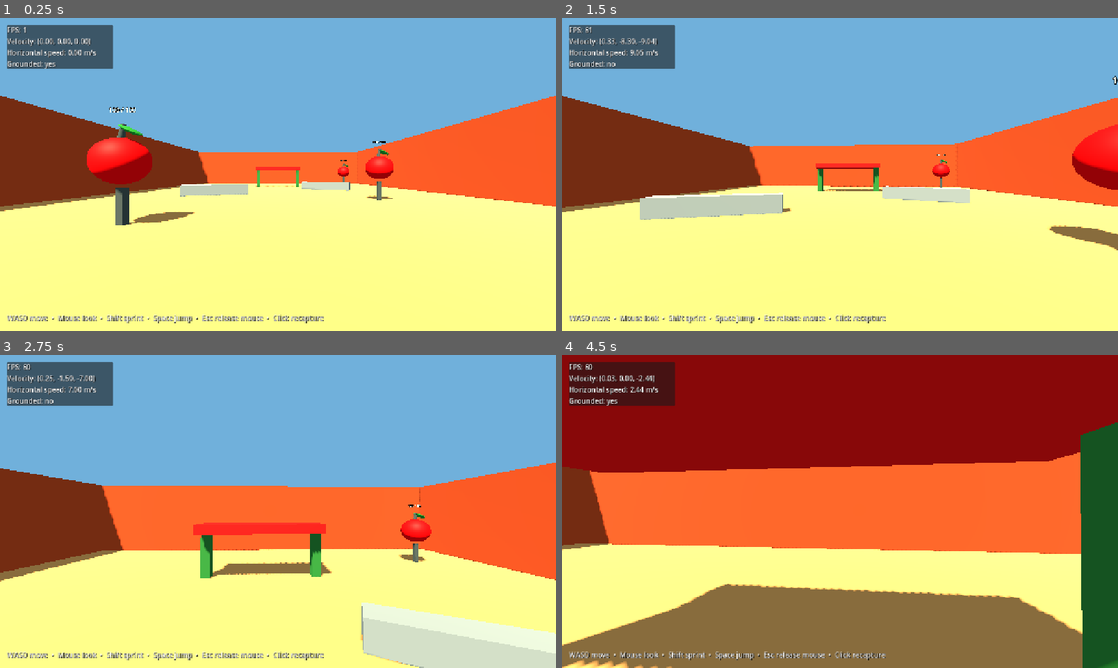
Above: before the commit, frames 1-4 (two rows, left to right).
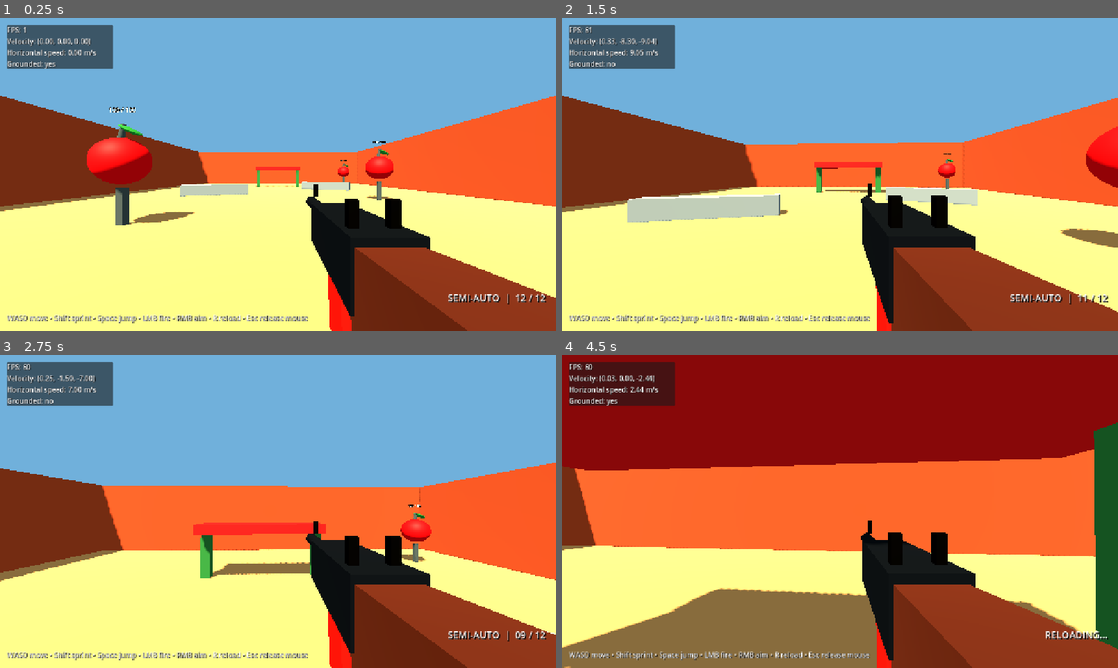
Above: after the commit, the same moments.

Repository: hjo3-cse40/apple-legends-
Game: Godot game, scene res://scenes/main/main.tscn
Two runs of this game, one before a commit and one after it. Both use one fixed random seed, a clock stepped at 60 frames per second and the inputs below.
Inputs (mouse positions are in pixels of both pictures, inside the frame that each line leads up to):
- Up to frame 1 (0.25 s): no input
- Up to frame 2 (1.5 s): tap Enter at 0.5 s; move the mouse to (867, 174) at 0.52 s; hold Shift (sprint) 0.53-1.28 s; hold W (move_forward) from 0.53 s (still down); click (867, 174) at 0.67 s; tap Space (jump) at 0.77, 1.07 s; right-click (867, 174) at 0.8 s; move the mouse to (812, 174) at 1.27 s; right-click (812, 174) at 1.35 s
- Up to frame 3 (2.75 s): keep holding W (move_forward); tap Space (jump) at 1.52, 1.82, 2.3 s; click (250, 511) at 1.55 s; move the mouse to (289, 505) at 2.02 s; press the mouse at (289, 505) at 2.03 s
- Up to frame 4 (4.5 s): keep holding W (move_forward); move the mouse to (834, 517) at 2.77 s; release the mouse at (834, 517) at 2.78 s; tap Space (jump) at 2.85, 3.02, 3.32, 3.77, 4.07 s; click (834, 517) at 2.92 s; tap Shift (sprint) at 3.05 s; move the mouse to (878, 514) at 3.52 s; hold Shift (sprint) 3.53-4.28 s; click (878, 514) at 3.67 s; right-click (878, 514) at 3.8 s; tap R (reload, bound only after the commit) at 4.15 s; move the mouse to (795, 508) at 4.27 s; right-click (795, 508) at 4.35 s

The runs differ from the first frame. In frame 1, 12% of the frame differs, in the area x 9-100%, y 53-100%; in frame 2, 15%; in frame 3, 12%; in frame 4, 17%, in the area x 0-100%, y 21-100%.

Commit message:
feat: add semi-auto rifle with ADS reload and hit feedback

Diff:
--- a/project.godot
+++ b/project.godot
@@ -39,6 +39,18 @@
 "deadzone": 0.2,
 "events": [Object(InputEventKey,"physical_keycode":4194325)]
 }
+fire={
+"deadzone": 0.2,
+"events": [Object(InputEventMouseButton,"button_index":1)]
+}
+aim={
+"deadzone": 0.2,
+"events": [Object(InputEventMouseButton,"button_index":2)]
+}
+reload={
+"deadzone": 0.2,
+"events": [Object(InputEventKey,"physical_keycode":82)]
+}
 
 [physics]
 
--- a/scenes/player/player.gd
+++ b/scenes/player/player.gd
@@ -18,6 +18,7 @@
 
 @onready var camera_pivot: Node3D = %CameraPivot
 @onready var camera: Camera3D = %Camera
+@onready var weapon: PracticeRifle = %PracticeRifle
 
 var _movement_input: Vector2 = Vector2.ZERO
 var _jump_requested: bool = false
@@ -25,6 +26,7 @@
 
 func _ready() -> void:
 	camera.fov = field_of_view
+	weapon.set_hip_field_of_view(field_of_view)
 	Input.use_accumulated_input = false
 	_capture_mouse()
 
@@ -39,6 +41,7 @@
 		var mouse_button := event as InputEventMouseButton
 		if mouse_button.button_index == MOUSE_BUTTON_LEFT and mouse_button.pressed:
 			if Input.mouse_mode != Input.MOUSE_MODE_CAPTURED:
+				weapon.suppress_fire_until_release()
 				_capture_mouse()
 				get_viewport().set_input_as_handled()
 			return
@@ -118,5 +121,7 @@
 	Input.action_release(&"move_right")
 	Input.action_release(&"jump")
 	Input.action_release(&"sprint")
+	if is_instance_valid(weapon):
+		weapon.cancel_pending_input()
 	_movement_input = Vector2.ZERO
 	_jump_requested = false
--- a/scenes/player/player.tscn
+++ b/scenes/player/player.tscn
@@ -1,6 +1,7 @@
-[gd_scene load_steps=3 format=3]
+[gd_scene load_steps=4 format=3]
 
 [ext_resource type="Script" path="res://scenes/player/player.gd" id="1_player"]
+[ext_resource type="PackedScene" path="res://scenes/weapons/rifle.tscn" id="2_rifle"]
 
 [sub_resource type="CapsuleShape3D" id="Capsule_player"]
 radius = 0.35
@@ -23,3 +24,6 @@
 unique_name_in_owner = true
 current = true
 near = 0.05
+
+[node name="PracticeRifle" parent="CameraPivot/Camera" instance=ExtResource("2_rifle")]
+unique_name_in_owner = true
--- a/scenes/ui/debug_hud.gd
+++ b/scenes/ui/debug_hud.gd
@@ -2,15 +2,33 @@
 extends CanvasLayer
 
 @onready var readout: Label = %Readout
+@onready var ammo_readout: Label = %AmmoReadout
+@onready var hit_marker: Label = %HitMarker
 
 var _player: CharacterBody3D
+var _weapon: Node
+var _hit_time_left: float = 0.0
 
 
 func _ready() -> void:
 	_player = get_tree().get_first_node_in_group(&"player") as CharacterBody3D
+	_weapon = get_tree().get_first_node_in_group(&"player_weapon")
+	if is_instance_valid(_weapon):
+		_weapon.connect(&"hit_confirmed", _on_hit_confirmed)
 
 
-func _process(_delta: float) -> void:
+func _process(delta: float) -> void:
+	_hit_time_left = maxf(0.0, _hit_time_left - delta)
+	hit_marker.visible = _hit_time_left > 0.0
+	if is_instance_valid(_weapon):
+		var ammo := int(_weapon.get(&"ammo_in_magazine"))
+		var capacity := int(_weapon.get(&"magazine_size"))
+		var reloading := bool(_weapon.get(&"is_reloading"))
+		ammo_readout.text = "RELOADING..." if reloading else "SEMI-AUTO  |  %02d / %02d" % [ammo, capacity]
+		if ammo == 0 and not reloading:
+			ammo_readout.text += "  |  R to reload"
+	else:
+		ammo_readout.text = ""
 	if not is_instance_valid(_player):
 		readout.text = "Waiting for player..."
 		return
@@ -24,3 +42,7 @@
 		horizontal_speed,
 		"yes" if _player.is_on_floor() else "no"
 	]
+
+
+func _on_hit_confirmed() -> void:
+	_hit_time_left = 0.12
--- a/scenes/ui/debug_hud.tscn
+++ b/scenes/ui/debug_hud.tscn
@@ -58,9 +58,46 @@
 offset_bottom = -14.0
 grow_horizontal = 2
 grow_vertical = 0
-text = "WASD move  •  Mouse look  •  Shift sprint  •  Space jump  •  Esc release mouse  •  Click recapture"
+text = "WASD move • Shift sprint • Space jump • LMB fire • RMB aim • R reload • Esc release mouse"
 theme_override_colors/font_shadow_color = Color(0, 0, 0, 0.8)
 theme_override_constants/shadow_offset_x = 1
 theme_override_constants/shadow_offset_y = 1
 theme_override_font_sizes/font_size = 16
 mouse_filter = 2
+
+[node name="AmmoReadout" type="Label" parent="."]
+unique_name_in_owner = true
+anchor_left = 1.0
+anchor_top = 1.0
+anchor_right = 1.0
+anchor_bottom = 1.0
+offset_left = -430.0
+offset_top = -92.0
+offset_right = -24.0
+offset_bottom = -56.0
+grow_horizontal = 0
+grow_vertical = 0
+horizontal_alignment = 2
+theme_override_font_sizes/font_size = 22
+theme_override_colors/font_shadow_color = Color(0, 0, 0, 0.9)
+theme_override_constants/shadow_offset_x = 2
+theme_override_constants/shadow_offset_y = 2
+mouse_filter = 2
+
+[node name="HitMarker" type="Label" parent="."]
+unique_name_in_owner = true
+visible = false
+anchor_left = 0.5
+anchor_top = 0.5
+anchor_right = 0.5
+anchor_bottom = 0.5
+offset_left = -20.0
+offset_top = -20.0
+offset_right = 20.0
+offset_bottom = 20.0
+horizontal_alignment = 1
+vertical_alignment = 1
+text = "×"
+theme_override_font_sizes/font_size = 32
+theme_override_colors/font_color = Color(1, 0.85, 0.35, 1)
+mouse_filter = 2
--- /dev/null
+++ b/scenes/weapons/rifle.gd
@@ -0,0 +1,229 @@
+class_name PracticeRifle
+extends Node3D
+
+signal ammo_changed(current: int, capacity: int)
+signal hit_confirmed()
+signal fired()
+
+@export_category("Firing")
+@export_range(1, 60, 1) var magazine_size: int = 12
+@export_range(0.05, 1.0, 0.01) var seconds_between_shots: float = 0.18
+@export_range(1.0, 200.0, 1.0) var damage: float = 34.0
+@export_range(1.0, 500.0, 1.0) var maximum_range: float = 120.0
+@export_range(0.1, 5.0, 0.05) var reload_duration: float = 1.15
+
+@export_category("Aim and feedback")
+@export_range(40.0, 100.0, 1.0) var ads_field_of_view: float = 67.0
+@export_range(1.0, 30.0, 0.5) var ads_speed: float = 12.0
+@export_range(0.0, 0.15, 0.005) var recoil_distance: float = 0.045
+@export_range(0.0, 12.0, 0.25) var recoil_degrees: float = 3.0
+@export_range(1.0, 40.0, 0.5) var recoil_recovery: float = 18.0
+@export_range(0.01, 0.2, 0.005) var muzzle_flash_duration: float = 0.045
+@export var enable_fire_sound: bool = true
+@export var hip_position: Vector3 = Vector3(0.24, -0.22, -0.48)
+@export var ads_position: Vector3 = Vector3(0.0, -0.17, -0.43)
+
+@onready var model_root: Node3D = %ModelRoot
+@onready var muzzle_flash: Node3D = %MuzzleFlash
+@onready var shot_audio: AudioStreamPlayer = %ShotAudio
+
+var ammo_in_magazine: int = 12
+var is_reloading: bool = false
+
+var _camera: Camera3D
+var _player_body: CollisionObject3D
+var _hip_field_of_view: float = 80.0
+var _cooldown_remaining: float = 0.0
+var _reload_remaining: float = 0.0
+var _flash_remaining: float = 0.0
+var _recoil_amount: float = 0.0
+var _fire_queued: bool = false
+var _reload_queued: bool = false
+var _aim_requested: bool = false
+var _fire_suppressed_until_release: bool = false
+
+
+func _ready() -> void:
+	_camera = get_parent() as Camera3D
+	_player_body = _find_player_body()
+	if is_instance_valid(_camera):
+		_hip_field_of_view = _camera.fov
+	ammo_in_magazine = magazine_size
+	model_root.position = hip_position
+	muzzle_flash.visible = false
+	if enable_fire_sound:
+		shot_audio.stream = _make_fire_sound()
+	ammo_changed.emit(ammo_in_magazine, magazine_size)
+
+
+func _unhandled_input(event: InputEvent) -> void:
+	if event.is_action_released(&"fire"):
+		_fire_suppressed_until_release = false
+
+	if Input.mouse_mode != Input.MOUSE_MODE_CAPTURED:
+		if event.is_action_released(&"aim"):
+			_aim_requested = false
+		return
+
+	if event.is_action_pressed(&"fire"):
+		if not _fire_suppressed_until_release:
+			request_fire()
+		get_viewport().set_input_as_handled()
+	elif event.is_action_pressed(&"reload"):
+		request_reload()
+		get_viewport().set_input_as_handled()
+	elif event.is_action_pressed(&"aim"):
+		set_aiming(true)
+		get_viewport().set_input_as_handled()
+	elif event.is_action_released(&"aim"):
+		set_aiming(false)
+		get_viewport().set_input_as_handled()
+
+
+func _physics_process(delta: float) -> void:
+	_cooldown_remaining = maxf(0.0, _cooldown_remaining - delta)
+	_update_reload(delta)
+	_update_feedback(delta)
+
+	if _reload_queued:
+		_reload_queued = false
+		_begin_reload()
+	if _fire_queued:
+		_fire_queued = false
+		_try_fire()
+
+
+func _notification(what: int) -> void:
+	if what == NOTIFICATION_APPLICATION_FOCUS_OUT:
+		cancel_pending_input()
+
+
+func request_fire() -> void:
+	_fire_queued = true
+
+
+func request_reload() -> void:
+	_reload_queued = true
+
+
+func set_aiming(aiming: bool) -> void:
+	_aim_requested = aiming
+
+
+func set_hip_field_of_view(value: float) -> void:
+	_hip_field_of_view = value
+
+
+func suppress_fire_until_release() -> void:
+	_fire_suppressed_until_release = true
+	_fire_queued = false
+
+
+func cancel_pending_input() -> void:
+	_fire_queued = false
+	_reload_queued = false
+	_aim_requested = false
+	_fire_suppressed_until_release = false
+	Input.action_release(&"fire")
+	Input.action_release(&"aim")
+	Input.action_release(&"reload")
+
+
+func _try_fire() -> void:
+	if is_reloading or _cooldown_remaining > 0.0 or ammo_in_magazine <= 0:
+		return
+
+	ammo_in_magazine -= 1
+	_cooldown_remaining = seconds_between_shots
+	_recoil_amount = 1.0
+	_flash_remaining = muzzle_flash_duration
+	muzzle_flash.visible = true
+	if enable_fire_sound and shot_audio.stream != null:
+		shot_audio.play()
+	ammo_changed.emit(ammo_in_magazine, magazine_size)
+	fired.emit()
+	_perform_hitscan()
+
+
+func _perform_hitscan() -> void:
+	if not is_instance_valid(_camera) or not _camera.is_inside_tree():
+		return
+
+	var ray_origin := _camera.global_position
+	var ray_end := ray_origin - _camera.global_transform.basis.z * maximum_range
+	var query := PhysicsRayQueryParameters3D.create(ray_origin, ray_end)
+	query.collide_with_areas = true
+	query.collide_with_bodies = true
+	if is_instance_valid(_player_body):
+		query.exclude = [_player_body.get_rid()]
+
+	var hit := get_world_3d().direct_space_state.intersect_ray(query)
+	if hit.is_empty():
+		return
+	var collider := hit.get("collider") as Node
+	if collider == null or not collider.is_in_group(&"damageable") or not collider.has_method(&"apply_damage"):
+		return
+	var accepted: Variant = collider.call(&"apply_damage", damage)
+	if accepted is bool and accepted:
+		hit_confirmed.emit()
+
+
+func _begin_reload() -> void:
+	if is_reloading or ammo_in_magazine >= magazine_size:
+		return
+	is_reloading = true
+	_reload_remaining = reload_duration
+
+
+func _update_reload(delta: float) -> void:
+	if not is_reloading:
+		return
+	_reload_remaining -= delta
+	if _reload_remaining > 0.0:
+		return
+	is_reloading = false
+	ammo_in_magazine = magazine_size
+	ammo_changed.emit(ammo_in_magazine, magazine_size)
+
+
+func _update_feedback(delta: float) -> void:
+	_recoil_amount = move_toward(_recoil_amount, 0.0, recoil_recovery * delta)
+	_flash_remaining = maxf(0.0, _flash_remaining - delta)
+	muzzle_flash.visible = _flash_remaining > 0.0
+
+	var ads_weight := 1.0 if _aim_requested and Input.mouse_mode == Input.MOUSE_MODE_CAPTURED else 0.0
+	var blend := 1.0 - exp(-ads_speed * delta)
+	var target_position := ads_position.lerp(ads_position + Vector3.BACK * recoil_distance, _recoil_amount) if ads_weight > 0.5 else hip_position.lerp(hip_position + Vector3.BACK * recoil_distance, _recoil_amount)
+	model_root.position = model_root.position.lerp(target_position, blend)
+	model_root.rotation.x = lerpf(model_root.rotation.x, deg_to_rad(recoil_degrees) * _recoil_amount, blend)
+	if is_instance_valid(_camera):
+		_camera.fov = lerpf(_camera.fov, ads_field_of_view if ads_weight > 0.5 else _hip_field_of_view, blend)
+
+
+func _find_player_body() -> CollisionObject3D:
+	var ancestor := get_parent()
+	while ancestor != null:
+		if ancestor is CollisionObject3D and ancestor.is_in_group(&"player"):
+			return ancestor as CollisionObject3D
+		ancestor = ancestor.get_parent()
+	return null
+
+
+func _make_fire_sound() -> AudioStreamWAV:
+	const SAMPLE_RATE := 22050
+	const SAMPLE_COUNT := 1764
+	var samples := PackedByteArray()
+	samples.resize(SAMPLE_COUNT * 2)
+	for index in SAMPLE_COUNT:
+		var time := float(index) / SAMPLE_RATE
+		var envelope := exp(-time * 42.0)
+		var crack := sin(TAU * 150.0 * time) + 0.45 * sin(TAU * 910.0 * time)
+		var noise := sin(float(index * 73 % 127) * 1.71)
+		var sample := clampf((crack * 0.55 + noise * 0.3) * envelope, -1.0, 1.0)
+		samples.encode_s16(index * 2, int(sample * 32767.0))
+	var stream := AudioStreamWAV.new()
+	stream.format = AudioStreamWAV.FORMAT_16_BITS
+	stream.mix_rate = SAMPLE_RATE
+	stream.stereo = false
+	stream.data = samples
+	return stream
--- /dev/null
+++ b/scenes/weapons/rifle.tscn
@@ -0,0 +1,137 @@
+[gd_scene load_steps=14 format=3]
+
+[ext_resource type="Script" path="res://scenes/weapons/rifle.gd" id="1_rifle"]
+
+[sub_resource type="StandardMaterial3D" id="Material_receiver"]
+albedo_color = Color(0.14, 0.16, 0.18, 1)
+metallic = 0.72
+roughness = 0.3
+
+[sub_resource type="StandardMaterial3D" id="Material_stock"]
+albedo_color = Color(0.28, 0.11, 0.055, 1)
+roughness = 0.72
+
+[sub_resource type="StandardMaterial3D" id="Material_accent"]
+albedo_color = Color(0.72, 0.1, 0.07, 1)
+metallic = 0.15
+roughness = 0.42
+
+[sub_resource type="StandardMaterial3D" id="Material_sight"]
+albedo_color = Color(0.045, 0.05, 0.055, 1)
+metallic = 0.45
+roughness = 0.38
+
+[sub_resource type="StandardMaterial3D" id="Material_flash"]
+shading_mode = 0
+albedo_color = Color(1, 0.55, 0.08, 1)
+emission_enabled = true
+emission = Color(1, 0.19, 0.015, 1)
+emission_energy_multiplier = 6.0
+
+[sub_resource type="BoxMesh" id="Mesh_receiver"]
+material = SubResource("Material_receiver")
+size = Vector3(0.17, 0.17, 0.46)
+
+[sub_resource type="BoxMesh" id="Mesh_stock"]
+material = SubResource("Material_stock")
+size = Vector3(0.15, 0.2, 0.34)
+
+[sub_resource type="BoxMesh" id="Mesh_magazine"]
+material = SubResource("Material_accent")
+size = Vector3(0.12, 0.24, 0.14)
+
+[sub_resource type="BoxMesh" id="Mesh_sight"]
+material = SubResource("Material_sight")
+size = Vector3(0.025, 0.075, 0.025)
+
+[sub_resource type="CylinderMesh" id="Mesh_barrel"]
+material = SubResource("Material_receiver")
+top_radius = 0.025
+bottom_radius = 0.038
+height = 0.54
+radial_segments = 10
+rings = 1
+
+[sub_resource type="CylinderMesh" id="Mesh_grip"]
+material = SubResource("Material_stock")
+top_radius = 0.045
+bottom_radius = 0.055
+height = 0.24
+radial_segments = 8
+rings = 1
+
+[sub_resource type="SphereMesh" id="Mesh_flash"]
+material = SubResource("Material_flash")
+radius = 0.075
+height = 0.15
+radial_segments = 8
+rings = 4
+
+[node name="PracticeRifle" type="Node3D" groups=["player_weapon"]]
+script = ExtResource("1_rifle")
+
+[node name="ModelRoot" type="Node3D" parent="."]
+unique_name_in_owner = true
+
+[node name="Receiver" type="MeshInstance3D" parent="ModelRoot"]
+position = Vector3(0, 0, -0.15)
+mesh = SubResource("Mesh_receiver")
+cast_shadow = 0
+
+[node name="Stock" type="MeshInstance3D" parent="ModelRoot"]
+position = Vector3(0, -0.025, 0.22)
+rotation_degrees = Vector3(-5, 0, 0)
+mesh = SubResource("Mesh_stock")
+cast_shadow = 0
+
+[node name="Barrel" type="MeshInstance3D" parent="ModelRoot"]
+position = Vector3(0, 0.025, -0.6)
+rotation_degrees = Vector3(90, 0, 0)
+mesh = SubResource("Mesh_barrel")
+cast_shadow = 0
+
+[node name="Magazine" type="MeshInstance3D" parent="ModelRoot"]
+position = Vector3(0, -0.185, -0.12)
+rotation_degrees = Vector3(-8, 0, 0)
+mesh = SubResource("Mesh_magazine")
+cast_shadow = 0
+
+[node name="Grip" type="MeshInstance3D" parent="ModelRoot"]
+position = Vector3(0, -0.18, 0.085)
+rotation_degrees = Vector3(10, 0, 0)
+mesh = SubResource("Mesh_grip")
+cast_shadow = 0
+
+[node name="RearSightLeft" type="MeshInstance3D" parent="ModelRoot"]
+position = Vector3(-0.052, 0.12, 0.005)
+mesh = SubResource("Mesh_sight")
+cast_shadow = 0
+
+[node name="RearSightRight" type="MeshInstance3D" parent="ModelRoot"]
+position = Vector3(0.052, 0.12, 0.005)
+mesh = SubResource("Mesh_sight")
+cast_shadow = 0
+
+[node name="FrontSight" type="MeshInstance3D" parent="ModelRoot"]
+position = Vector3(0, 0.115, -0.72)
+mesh = SubResource("Mesh_sight")
+cast_shadow = 0
+
+[node name="MuzzleFlash" type="Node3D" parent="ModelRoot"]
+unique_name_in_owner = true
+position = Vector3(0, 0.025, -0.9)
+
+[node name="FlashMesh" type="MeshInstance3D" parent="ModelRoot/MuzzleFlash"]
+scale = Vector3(0.6, 0.6, 1.4)
+mesh = SubResource("Mesh_flash")
+cast_shadow = 0
+
+[node name="FlashLight" type="OmniLight3D" parent="ModelRoot/MuzzleFlash"]
+light_color = Color(1, 0.39, 0.07, 1)
+light_energy = 2.0
+omni_range = 2.5
+shadow_enabled = false
+
+[node name="ShotAudio" type="AudioStreamPlayer" parent="."]
+unique_name_in_owner = true
+volume_db = -9.0
--- /dev/null
+++ b/tests/rifle_smoke.gd
@@ -0,0 +1,146 @@
+extends SceneTree
+
+var _failures: Array[String] = []
+var _signal_counts := {
+	"ammo": 0,
+	"fired": 0,
+	"hit": 0,
+}
+
+
+func _init() -> void:
+	call_deferred(&"_run")
+
+
+func _run() -> void:
+	var test_world := Node3D.new()
+	root.add_child(test_world)
+
+	var player_scene := load("res://scenes/player/player.tscn") as PackedScene
+	var player := player_scene.instantiate() as FirstPersonPlayer
+	test_world.add_child(player)
+	await process_frame
+	player.set_physics_process(false)
+
+	var weapon := player.weapon
+	weapon.enable_fire_sound = false
+	weapon.seconds_between_shots = 0.05
+	weapon.reload_duration = 0.05
+	weapon.ammo_changed.connect(func(_current: int, _capacity: int) -> void: _signal_counts.ammo += 1)
+	weapon.fired.connect(func() -> void: _signal_counts.fired += 1)
+	weapon.hit_confirmed.connect(func() -> void: _signal_counts.hit += 1)
+	for _step in 8:
+		await physics_frame
+
+	_check(get_first_node_in_group(&"player_weapon") == weapon, "rifle should be discoverable through player_weapon before HUD lookup")
+	_check(weapon.magazine_size == 12 and weapon.ammo_in_magazine == 12, "rifle should start with a full 12-round magazine")
+	_check(is_equal_approx(player.camera.fov, player.field_of_view), "rifle should preserve the player's configured hip FOV")
+	_check(weapon._player_body == player, "hitscan should identify the player body for exclusion")
+
+	var target_scene := load("res://scenes/targets/target_dummy.tscn") as PackedScene
+	var target := target_scene.instantiate() as TargetDummy
+	target.position = Vector3(0.0, -0.43, -6.0)
+	test_world.add_child(target)
+	await physics_frame
+
+	weapon.request_fire()
+	await physics_frame
+	_check(weapon.ammo_in_magazine == 11, "one fire request should consume exactly one round")
+	_check(is_equal_approx(target.current_health, target.maximum_health - weapon.damage), "camera ray should damage a centered target")
+	_check(_signal_counts.fired == 1 and _signal_counts.hit == 1, "accepted hit should emit fired and hit_confirmed once")
+
+	weapon.request_fire()
+	await physics_frame
+	_check(weapon.ammo_in_magazine == 11, "cooldown should reject a second immediate fire request")
+	for _step in 5:
+		await physics_frame
+	_check(weapon.ammo_in_magazine == 11, "a single press should not repeat after cooldown")
+
+	var blocker := _make_blocker(Vector3(0.0, 1.62, -3.0))
+	test_world.add_child(blocker)
+	await physics_frame
+	weapon.request_fire()
+	await physics_frame
+	_check(weapon.ammo_in_magazine == 10, "an occluded shot should still consume one round")
+	_check(is_equal_approx(target.current_health, target.maximum_health - weapon.damage), "first collider should occlude the damageable target")
+	_check(_signal_counts.hit == 1, "an occluded shot should not confirm a hit")
+
+	blocker.queue_free()
+	target.position.x = 4.0
+	for _step in 5:
+		await physics_frame
+	weapon.request_fire()
+	await physics_frame
+	_check(weapon.ammo_in_magazine == 9, "a miss should consume one round")
+	_check(_signal_counts.hit == 1, "a miss should not confirm a hit")
+
+	weapon.request_reload()
+	await physics_frame
+	_check(weapon.is_reloading, "reload request should enter the reload state")
+	var rounds_during_reload := weapon.ammo_in_magazine
+	var fired_before_reload_shot := int(_signal_counts.fired)
+	weapon.request_fire()
+	await physics_frame
+	_check(weapon.ammo_in_magazine == rounds_during_reload and _signal_counts.fired == fired_before_reload_shot, "fire requests should be rejected during reload")
+	for _step in 5:
+		await physics_frame
+	_check(not weapon.is_reloading and weapon.ammo_in_magazine == weapon.magazine_size, "reload should refill from the infinite practice reserve")
+
+	weapon.ammo_in_magazine = 0
+	var fired_before_empty_shot := int(_signal_counts.fired)
+	weapon.request_fire()
+	await physics_frame
+	_check(weapon.ammo_in_magazine == 0 and _signal_counts.fired == fired_before_empty_shot, "an empty magazine should reject fire requests")
+	weapon.request_reload()
+	await physics_frame
+	for _step in 5:
+		await physics_frame
+	_check(weapon.ammo_in_magazine == weapon.magazine_size, "an empty magazine should reload from the infinite practice reserve")
+
+	weapon.request_fire()
+	weapon.set_aiming(true)
+	player._release_mouse()
+	await physics_frame
+	_check(weapon.ammo_in_magazine == weapon.magazine_size, "releasing capture should cancel a queued shot")
+	_check(not weapon._aim_requested, "releasing capture should cancel held ADS intent")
+
+	var recapture_click := InputEventMouseButton.new()
+	recapture_click.button_index = MOUSE_BUTTON_LEFT
+	recapture_click.pressed = true
+	Input.mouse_mode = Input.MOUSE_MODE_VISIBLE
+	weapon._unhandled_input(recapture_click)
+	_check(not weapon._fire_queued, "a visible-cursor click should not queue a shot")
+	player._unhandled_input(recapture_click)
+	weapon._unhandled_input(recapture_click)
+	_check(not weapon._fire_queued, "the recapture click should remain suppressed regardless of input callback order")
+	var recapture_release := InputEventMouseButton.new()
+	recapture_release.button_index = MOUSE_BUTTON_LEFT
+	recapture_release.pressed = false
+	weapon._unhandled_input(recapture_release)
+	_check(not weapon._fire_suppressed_until_release, "releasing recapture click should arm the next deliberate shot")
+	weapon.cancel_pending_input()
+
+	_check(_signal_counts.ammo >= 4, "ammo_changed should report firing and reload changes")
+	if _failures.is_empty():
+		print("PASS: rifle hit, miss, occlusion, cooldown, empty/reload lockout, input cancellation, signals, and hip FOV")
+		quit(0)
+	else:
+		for failure in _failures:
+			push_error("FAIL: " + failure)
+		quit(1)
+
+
+func _make_blocker(position_value: Vector3) -> StaticBody3D:
+	var blocker := StaticBody3D.new()
+	blocker.position = position_value
+	var collision := CollisionShape3D.new()
+	var shape := BoxShape3D.new()
+	shape.size = Vector3(2.0, 2.0, 0.5)
+	collision.shape = shape
+	blocker.add_child(collision)
+	return blocker
+
+
+func _check(condition: bool, message: String) -> void:
+	if not condition:
+		_failures.append(message)
Not shown, added: scenes/weapons/rifle.gd.uid
Not shown, added: tests/rifle_smoke.gd.uid
Not shown, changed: AGENTS.md
Not shown, changed: docs/architecture.md
Not shown, changed: docs/milestones.md
